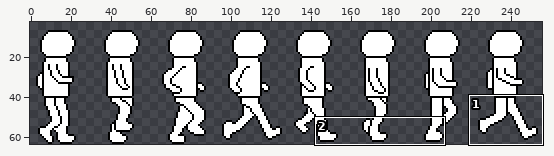
Sprite sheet -- android/assets/player.png. Above: a wide view before the commit, with the close-up outlined.
Close-up. Before the commit:
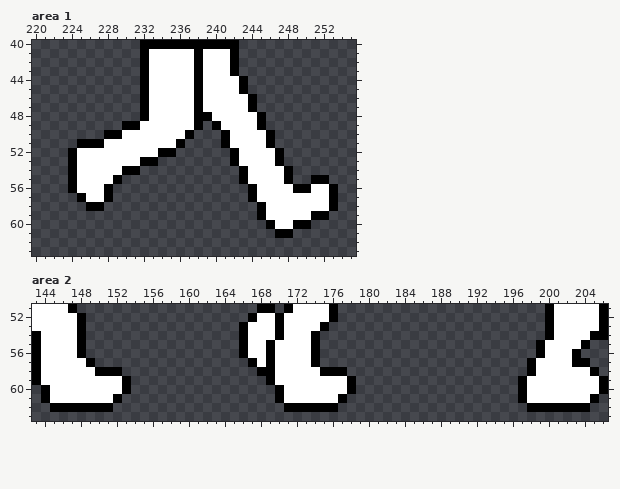
The file is 256x64 pixels. Pixels under 10% opacity are left out. Shown: area 1: x 220..255, y 40..63; area 2: x 143..206, y 51..63. The old version is drawn lined up with the new one. The wide view leaves out empty margins.
The same view after the edit:
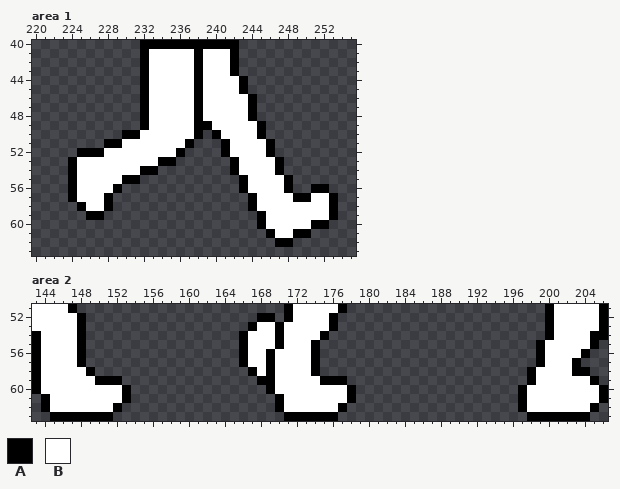
Palette (. is transparent): A #000000  B #ffffff
The commit says: Texture Filtering
Changes in this commit:
drawings rearranged on the sheet (the old picture shows each at its new place)
Area 1:
There is now colour A in row 49 at x 239; in row 50 at x 238 and 240; in row 51 at x 237; in row 52 at x 236 and 241; in row 53 at x 234 to 235; in row 54 at x 232 to 233 and 242.
There is now colour A in row 55 at x 230 to 231; in row 56 at x 229 and 243; in row 57 at x 224; in row 58 at x 225, 228 and 244; in row 59 at x 226 to 227 and 253; in row 60 at x 245 and 251 to 252.
There is now colour A in row 61 at x 246 and 249 to 250; in row 62 at x 247 to 248.
The edit turns colour B into colour A in row 48 at x 244; in row 49 at x 232; in row 50 at x 230 to 231 and 245; in row 51 at x 228 to 229; in row 52 at x 225 to 227 and 246; in row 54 at x 247.
The edit turns colour B into colour A in row 56 at x 248 and 251 to 252; in row 57 at x 249 to 250.
The edit turns colour A into colour B in row 48 at x 239; in row 49 at x 240; in row 50 at x 237 and 241; in row 51 at x 236; in row 52 at x 234 to 235 and 242; in row 53 at x 232 to 233.
The edit turns colour A into colour B in row 54 at x 230 to 231 and 243; in row 55 at x 229; in row 56 at x 228 and 244; in row 57 at x 225; in row 58 at x 226 to 227 and 245; in row 59 at x 251 to 252.
The edit turns colour A into colour B in row 60 at x 246 and 249 to 250; in row 61 at x 247 to 248.
The edit erases colour A in row 48 at x 245; in row 49 at x 230 to 231; in row 50 at x 228 to 229 and 246; in row 51 at x 225 to 227; in row 52 at x 224 and 247; in row 54 at x 248.
The edit erases colour A in row 55 at x 251 to 252; in row 56 at x 249 to 250 and 253.
Area 2:
There is now colour A in row 51 at x 177; in row 53 at x 176; in row 54 at x 175; in row 55 at x 205; in row 56 at x 204; in row 57 at x 166.
There is now colour A in row 58 at x 167; in row 59 at x 168; in row 60 at x 143 and 169; in row 61 at x 153, 178 and 206; in row 62 at x 144, 152, 170, 177, 197 and 205; in row 63 at x 145 to 151, 171 to 176 and 198 to 204.
The edit turns colour B into colour A in row 52 at x 168 to 169 and 171; in row 53 at x 167; in row 55 at x 170; in row 57 at x 148 and 199; in row 58 at x 149, 174 and 203 to 204; in row 59 at x 150 to 152, 175 to 177, 198 and 205.
The edit turns colour A into colour B in row 51 at x 176; in row 53 at x 175; in row 54 at x 174; in row 55 at x 169 and 204; in row 56 at x 203; in row 57 at x 167.
The edit turns colour A into colour B in row 58 at x 168; in row 60 at x 144 and 170; in row 61 at x 152, 177 and 205; in row 62 at x 145 to 151, 171 to 176 and 198 to 204.
The edit erases colour A in row 51 at x 168 to 169; in row 52 at x 167 and 170; in row 53 at x 166; in row 57 at x 149, 198 and 204; in row 58 at x 150 to 152, 175 to 177 and 205; in row 59 at x 153, 178, 197 and 206.
Pixel boxes of the changes (left, top, right, bottom) in both close-ups:
changed: (68, 112, 338, 247)
changed: (239, 304, 356, 421)
changed: (518, 340, 608, 421)
changed: (32, 358, 131, 421)
